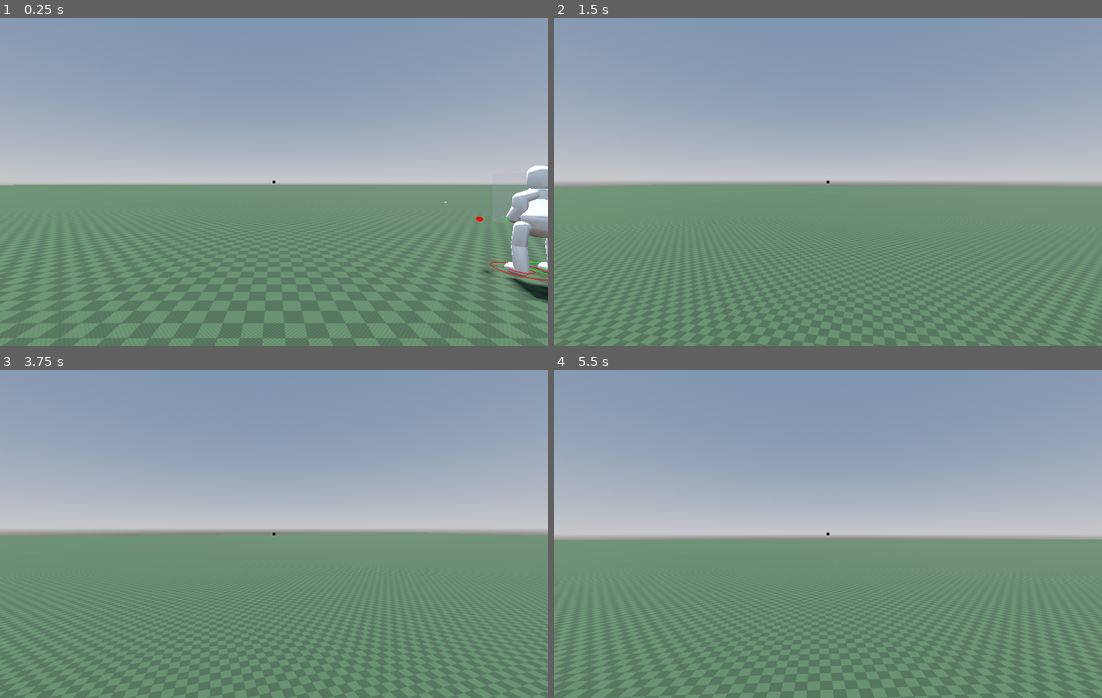
Above: before the commit, frames 1-4 (two rows, left to right).
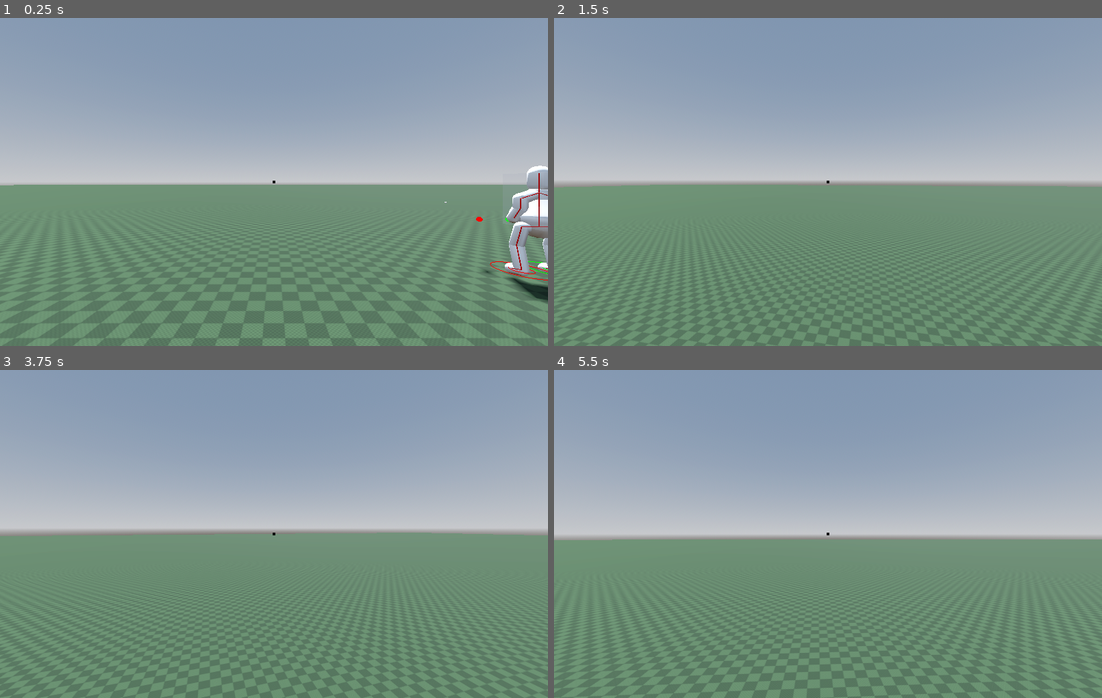
Above: after the commit, the same moments.

Repository: marcolatellafrias/character-parametric
Game: Godot game, scene res://Scenes/Demo.tscn
The game is run twice, just before and just after one commit, with the same random seed, the same clock (stepped at 60 frames per second) and the same inputs.
Inputs (mouse positions are in pixels of both pictures, inside the frame that each line leads up to):
- Up to frame 1 (0.25 s): no input
- Up to frame 2 (1.5 s): tap Enter at 0.5 s; move the mouse to (855, 182) at 0.52 s; hold W (move_forward) from 0.53 s (still down); click (855, 182) at 0.6 s; tap Space (jump) at 0.77 s; move the mouse to (800, 182) at 1.27 s; click (800, 182) at 1.35 s
- Up to frame 3 (3.75 s): keep holding W (move_forward); tap Space (jump) at 1.52, 3.02 s; move the mouse to (284, 527) at 2.02 s; hold Shift (sprint) 2.03-2.78 s; click (284, 527) at 2.3 s; move the mouse to (268, 540) at 2.77 s; click (268, 540) at 2.85 s; move the mouse to (312, 537) at 3.52 s; click (312, 537) at 3.6 s
- Up to frame 4 (5.5 s): keep holding W (move_forward); tap Space (jump) at 3.77, 4.52 s; move the mouse to (784, 530) at 4.27 s; tap Shift (sprint) at 4.35 s; click (784, 530) at 4.55 s; move the mouse to (833, 534) at 5.02 s; click (833, 534) at 5.1 s

The runs differ from the first frame. In frame 1, 0.4% of the frame differs, in the area x 86-100%, y 45-80%; in frame 2, 1.3%; in frame 3, 1.5%; in frame 4, 3.8%, in the area x 0-100%, y 51-100%.

Commit message:
added debug skeleton

Diff:
--- a/Scripts/character/basic_char.gd
+++ b/Scripts/character/basic_char.gd
@@ -279,6 +279,7 @@
 		_grabbed = null
 		return
 	# Keep the target point along the camera’s center ray at the stored distance
+	var mass := _grabbed.mass
 	var vp_size := get_viewport().get_visible_rect().size
 	var screen_center := vp_size * 0.5
 	var from := _camera.project_ray_origin(screen_center)
@@ -294,8 +295,11 @@
 	var v_point := _grabbed.linear_velocity + _grabbed.angular_velocity.cross(r)
 
 	# PD spring force toward desired point
+	var scaled_kp := grab_kp * mass
+	var scaled_kd := grab_kd * mass
+
 	var error := desired - world_pt
-	var force := error * grab_kp + (-v_point) * grab_kd
+	var force := error * scaled_kp + (-v_point) * scaled_kd
 
 	# Clamp for stability
 	var f_len := force.length()
--- a/Scripts/character/bone_instantiator.gd
+++ b/Scripts/character/bone_instantiator.gd
@@ -32,7 +32,7 @@
 	#Luego creo el character rigidbody
 	#var camera3d = Camera3D.new()
 	#camera3d.position = Vector3(0, 1.7, 2.7)
-	var charRb = Vector3(skel_sizes_util.hips_width*2 ,skel_sizes_util.torso_height +skel_sizes_util.head_height,1)
+	var charRb = Vector3(skel_sizes_util.hips_width*2 ,skel_sizes_util.torso_height +skel_sizes_util.head_height,skel_sizes_util.hips_width*2)
 	char_rigidbody = CharacterRigidBody3D.create(charRb,ik_util.left_leg_raycast,ik_util.right_leg_raycast,skel_sizes_util.distance_from_ground)
 	#Agrego el esqueleto target y la camara como hijo de el rigidbody
 	char_rigidbody.add_child(custom_bones_util.lower_spine)
--- a/Scripts/character/custom_bone.gd
+++ b/Scripts/character/custom_bone.gd
@@ -78,6 +78,10 @@
 
 	bone.add_child(mesh_instance)
 
+
+	#var debug_mesh := MeshInstance3D.new()
+	var debug_line := DebugUtil.create_debug_line(Color.RED,bone.capsule_dimensions.y,true,false)
+	bone.add_child(debug_line)
 
 	# Hago que el pivot del hueso, este donde termina o empieza el hueso padre
 	if father_bone:
--- a/Scripts/character/debug_util.gd
+++ b/Scripts/character/debug_util.gd
@@ -1,15 +1,19 @@
 # res://utils/debug_utils.gd
 class_name DebugUtil
 
-static func create_debug_line(color: Color, length: float) -> MeshInstance3D:
+static func create_debug_line(color: Color, length: float, on_top: bool = false, to_down: bool = true) -> MeshInstance3D:
 	var mesh_instance := MeshInstance3D.new()
 	var cube := BoxMesh.new()
 	cube.size = Vector3(0.01, length, 0.01)
 	mesh_instance.mesh = cube
-	mesh_instance.position = Vector3(0.0, -length * 0.5, 0.0)
+	mesh_instance.position = Vector3(0.0, (-length * 0.5) if to_down else (length * 0.5), 0.0)
 
 	var material := StandardMaterial3D.new()
 	material.albedo_color = color
+
+	if on_top:
+		material.depth_draw_mode = BaseMaterial3D.DEPTH_DRAW_ALWAYS
+		material.depth_test = 1
 	mesh_instance.material_override = material
 	return mesh_instance
 
--- a/project.godot
+++ b/project.godot
@@ -82,6 +82,7 @@
 
 [physics]
 
+common/physics_ticks_per_second=120
 3d/physics_engine="Jolt Physics"
 
 [rendering]
